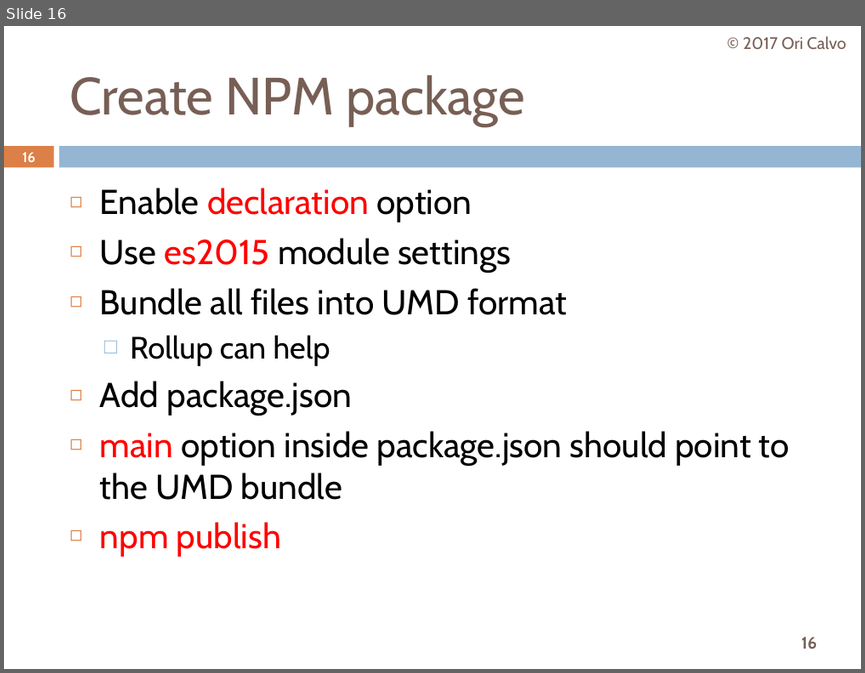
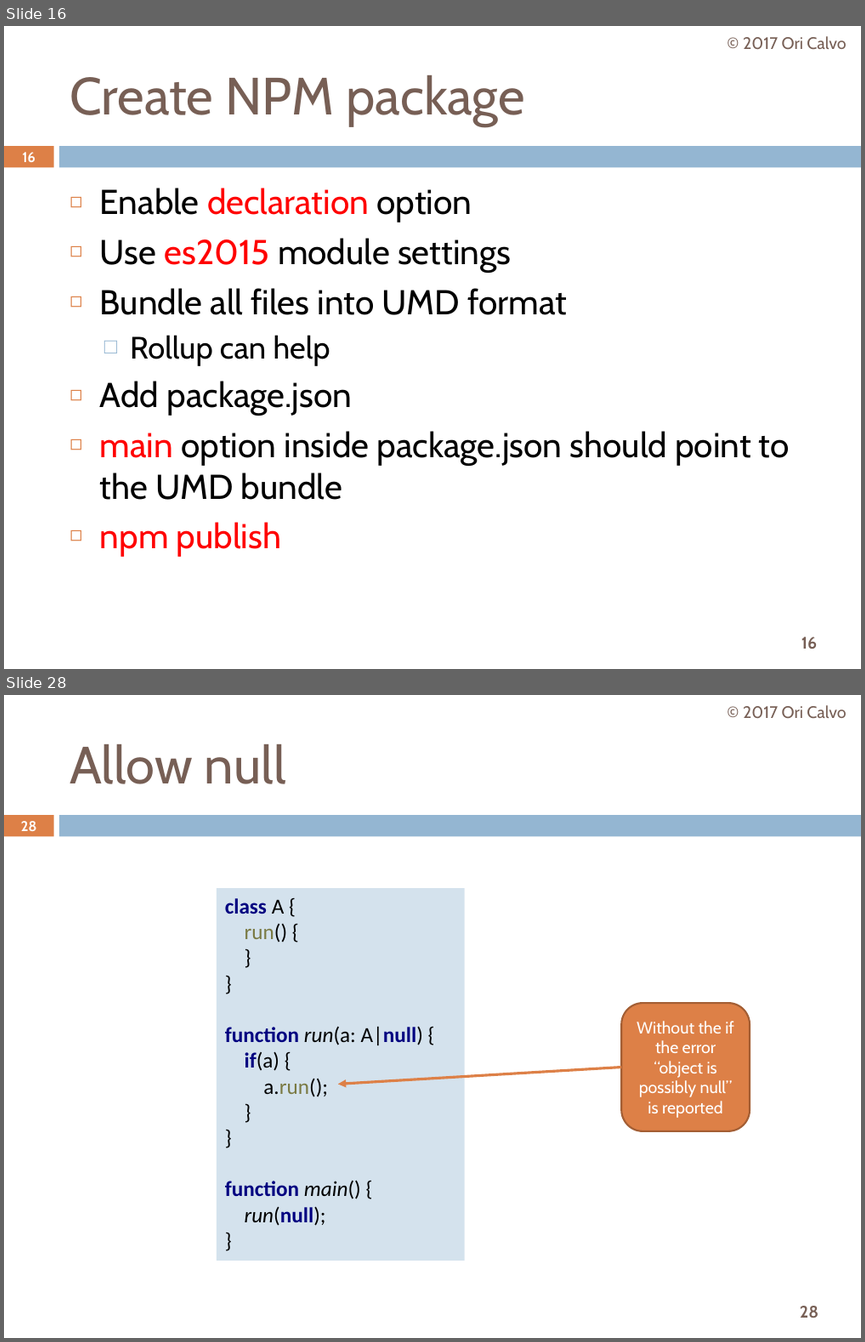
Before and after one commit to oricalvo/meetup-typescript-tips-and-tricks, a slide deck: Typescript Tips & Tricks.pptx. Shown one above the other, each under a label of ours: slide 16 before the commit, slides 16 and 28 after it; the slides between them are not shown. The pictures are 865x673 and 865x1342 pixels, drawn with LibreOffice and Linux fonts; fonts in the diff are those of the drawing; background and template pictures are left out. Boxes give left, top, right and bottom in pixels: in the first picture for what was removed or moved away, otherwise in the second. Text is boxed around its words. In the diff, an @@ line names an element or a change of style, - is before the commit and + after.

```diff
--- a/Typescript Tips & Tricks.pptx
+++ b/Typescript Tips & Tricks.pptx
@@ slide 28 added at [4,695,861,1338], background #FFFFFF; not listed: 3 template elements that a slide beside it also shows @@
@@ text added at [743,705,846,719], 14 pt, text #775F55 @@
+© 2017 Ori Calvo
@@ title added at [69,744,286,784], 44 pt, text #775F55 @@
+Allow null
@@ page number added at [21,821,37,831], 11.9 pt, text #FFFFFF, bold @@
+28
@@ rectangle added at [216,888,464,1259], fill #D4E2ED, 18 pt, text #000000 @@
+class A {
+run() {
+}
+}
+function run(a: A|null) {
+if(a) {
+a.run();
+}
+}
+function main() {
+run(null);
+}
@@ rounded rectangle added at [621,1003,749,1131], fill #DD8047, outline #A35F35 1.5 pt, 14 pt, text #FFFFFF @@
+Without the if the error “object is possibly null” is reported
@@ arrow added from (621, 1066) to (338, 1084), #DD8047 2.25 pt @@
```
Also in this commit, not shown: 11 other slides added.
